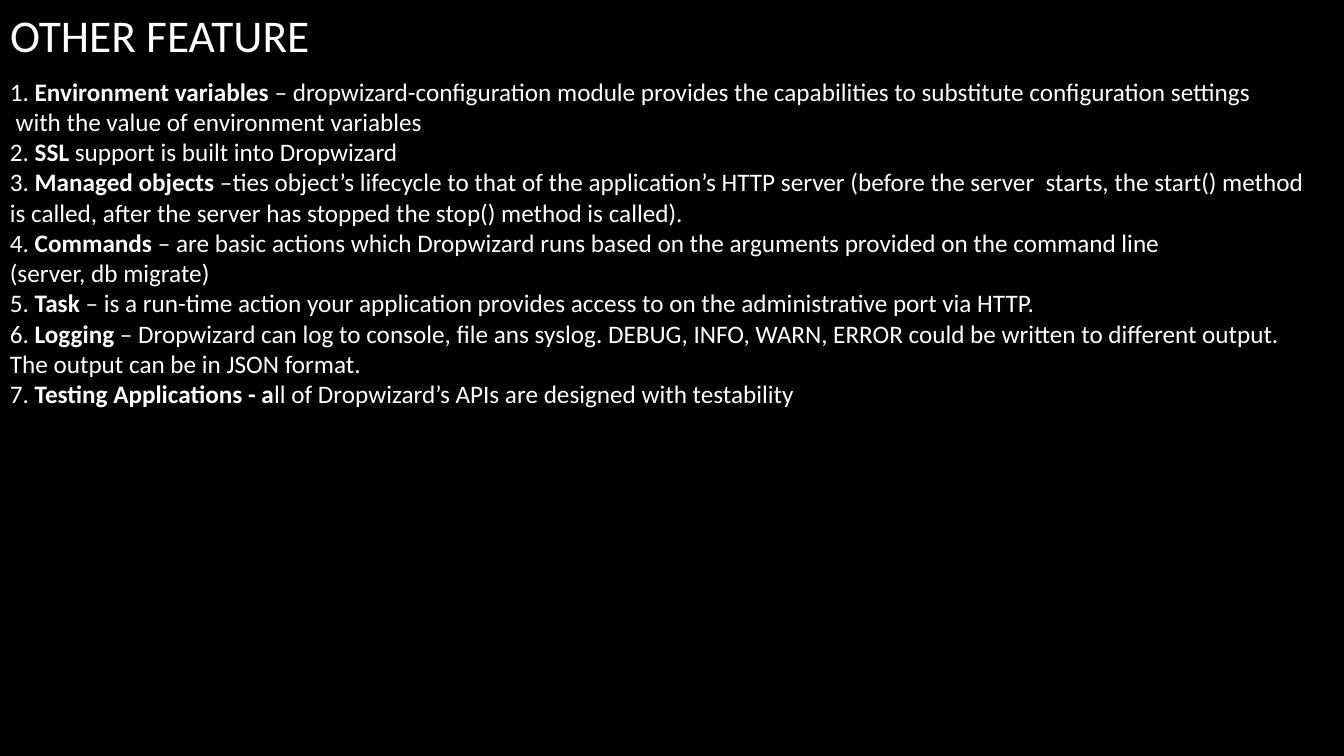
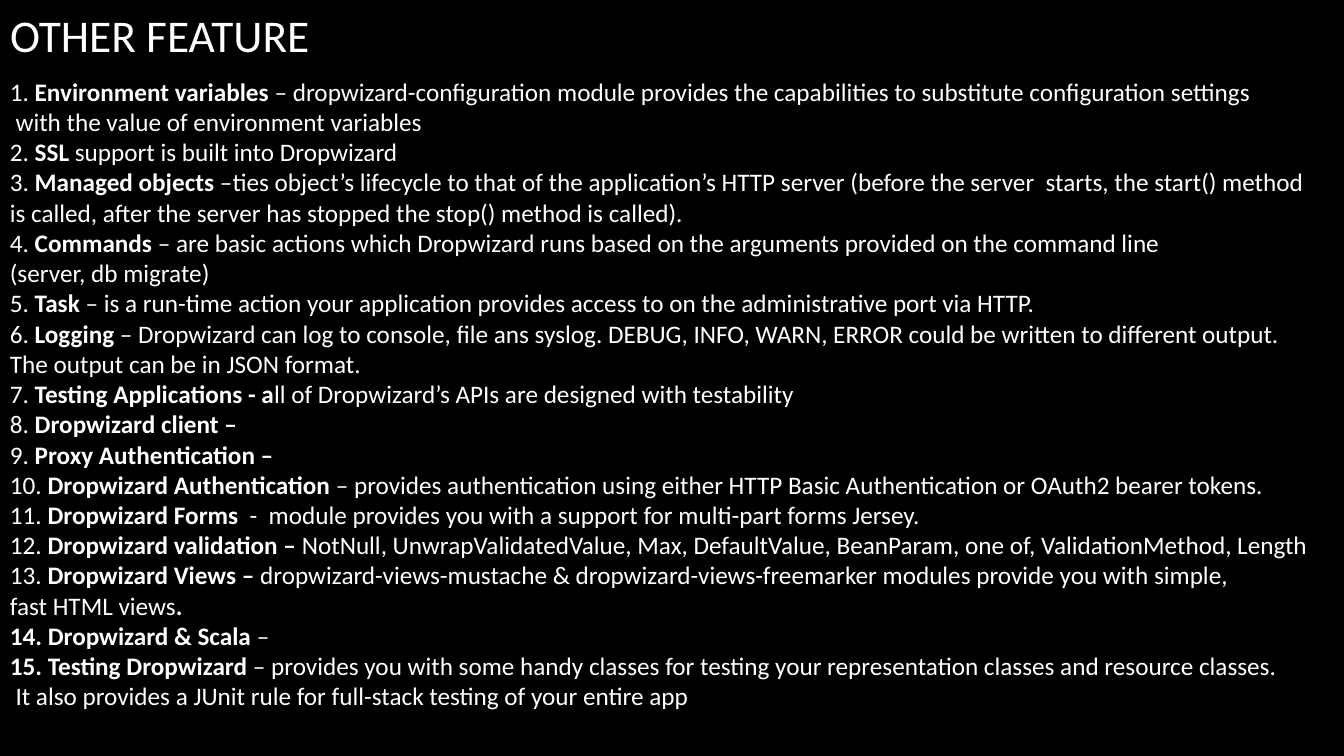
Before and after one commit to arenat/wiza_1, a slide deck: slide 26 of wiza.pptx (slide 25 before the commit). Drawn at 1344x756 pixels with LibreOffice and Linux fonts; fonts in the diff are those of the drawing; background and template pictures are left out. Boxes give left, top, right and bottom in pixels: in the first picture for what was removed or moved away, otherwise in the second. Text is boxed around its words. In the diff, an @@ line names an element or a change of style, - is before the commit and + after.

```diff
--- a/wiza.pptx
+++ b/wiza.pptx
@@ text at (x1=10, y1=415, x2=1306, y2=710): paragraphs added @@
+8. Dropwizard client –
+9. Proxy Authentication –
+10. Dropwizard Authentication – provides authentication using either HTTP Basic Authentication or OAuth2 bearer tokens.
+11. Dropwizard Forms - module provides you with a support for multi-part forms Jersey.
+12. Dropwizard validation – NotNull, UnwrapValidatedValue, Max, DefaultValue, BeanParam, one of, ValidationMethod, Length
+13. Dropwizard Views – dropwizard-views-mustache & dropwizard-views-freemarker modules provide you with simple,
+fast HTML views.
+14. Dropwizard & Scala –
+15. Testing Dropwizard – provides you with some handy classes for testing your representation classes and resource classes.
+It also provides a JUnit rule for full-stack testing of your entire app
```
Also in this commit, not shown: 1 other slide changed, 5 slides added, 11 other files.
